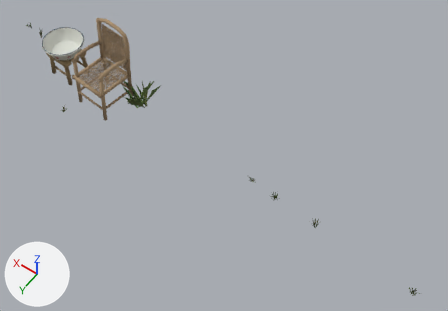
The glTF model assets/town/renewal/hero_props/doorstep_cane.glb as it was, and as the next commit left it.
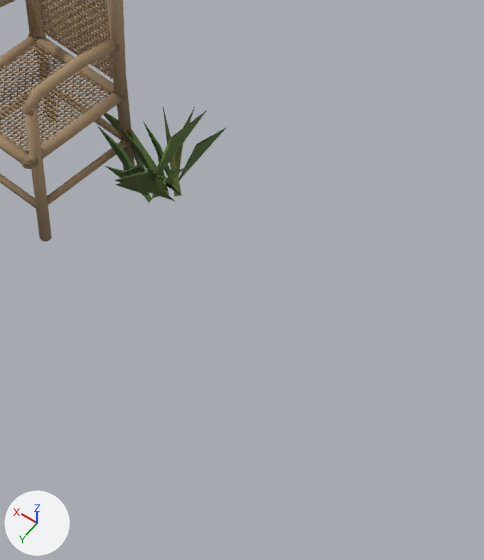
The first picture shows the older version from a 50 mm lens placed at (148.82, -123.62, 5.77), pointed at (151.31, -127.12, 0.27). The close-ups show the older and then the newer version on the part from 20% to 54% of the width and 15% to 70% of the height of that picture. Only the edits that show in the close-ups are written down. Lighting does not change. The marker at lower left points along +X, +Y and +Z. Vertices at exactly the same position are counted once.

Names of what the first close-up shows: 'grass', 'wicker'.
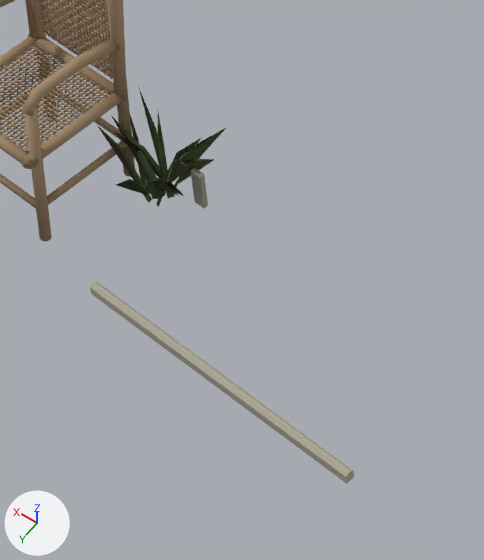
Where the change shows, as pixel boxes [x1, y1, x2, y2] in the close-ups (484 x 560 px):
```json
{"object": "concrete", "change": "added", "after": [90, 168, 354, 484]}
{"object": "grass", "change": "deleted", "before": [96, 107, 227, 203]}
{"object": "verge_green", "change": "reshaped", "after": [96, 86, 227, 207], "on screen": "not visible before"}
```

Scene script edits in JSON lines:
```json
{"op": "add", "block": "mat_concrete", "code": ["mat_concrete = bpy.data.materials.new('concrete')", "# nodes: BsdfPrincipled, Mix, OutputMaterial, VertexColor", "# colours: grey #b5b1a4, mixed with the vertex colours"]}
{"block": "me_verge_green", "where": "# used by ob_verge_green; location = (0.0, 0.0, 0.0)"}
{"op": "remove", "block": "me_verge_green", "code": "me_verge_green.from_pydata(...)  # 980 vertices, 980 faces; spans x 148.8..154.98, y -127.56..-126.63, z 0.04..0.2"}
{"op": "add", "block": "me_verge_green", "code": "me_verge_green.from_pydata(...)  # 1075 vertices, 1037 faces; spans x 148.8..154.98, y -127.56..-126.63, z 0.04..0.4"}
{"block": "me_verge_green", "change": "me_verge_green part 1"}
{"block": "me_verge_green", "change": "95 vertices are added at x 152.46..152.94, y -127.52..-127.08, z 0.05..0.4"}
{"block": "me_verge_green", "change": "57 new faces join them"}
{"op": "add", "block": "me_concrete", "code": ["me_concrete = bpy.data.meshes.new('concrete')", "me_concrete.from_pydata(...)  # 492 vertices, 940 faces; spans x 148.81..155.14, y -127.61..-126.64, z 0.04..0.56", "me_concrete.materials.append(mat_concrete)"]}
{"op": "remove", "block": "ob_grass", "code": ["ob_grass = bpy.data.objects.new('grass', me_grass)", "ob_grass.location = (0.0, 0.0, 0.0)"]}
{"op": "add", "block": "ob_concrete", "code": ["ob_concrete = bpy.data.objects.new('concrete', me_concrete)", "ob_concrete.location = (0.0, 0.0, 0.0)"]}
```
